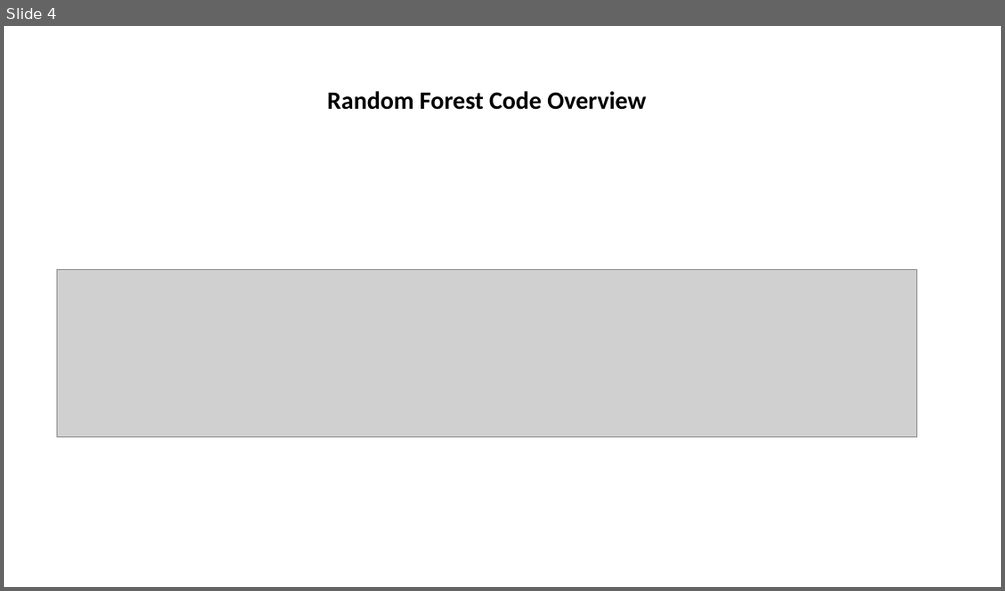
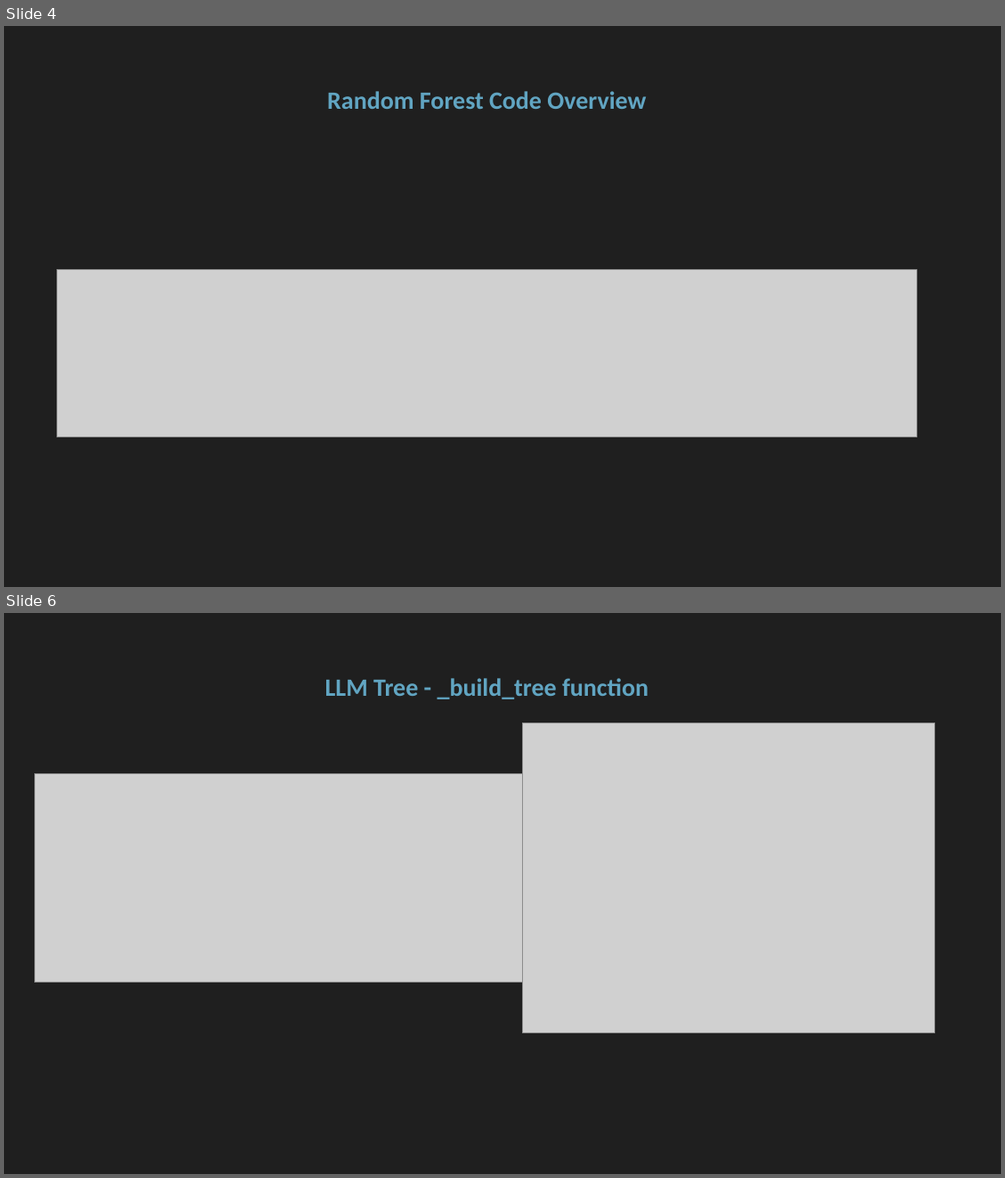
Before and after one commit to floengl/Machine-Learning, a slide deck: Exercise_2/Exercie2_slides.pptx. Shown one above the other, each under a label of ours: slide 4 before the commit, slides 4 and 6 after it; the slides between them are not shown. The pictures are 1005x591 and 1005x1178 pixels, drawn with LibreOffice and Linux fonts; fonts in the diff are those of the drawing; grey boxes stand for pictures. Boxes give left, top, right and bottom in pixels: in the first picture for what was removed or moved away, otherwise in the second. Text is boxed around its words. In the diff, an @@ line names an element or a change of style, - is before the commit and + after.

```diff
--- a/Exercise_2/Exercie2_slides.pptx
+++ b/Exercise_2/Exercie2_slides.pptx
@@ slide 6 added at (4,613,1001,1174), background #1F1F1F @@
@@ title added at (325,678,648,699), 24 pt, text #61A5C2, bold @@
+LLM Tree - _build_tree function
@@ picture added at (522,723,935,1032) @@
@@ picture added at (34,774,522,982) @@
@@ slide 4 changed as well @@
@@ background #FFFFFF to #1F1F1F @@
@@ title "Random Forest Code Overview" at (327,91,646,109): text colour #000000 to #61A5C2 @@
```
Also in this commit, not shown: 4 other slides changed, 9 other slides added, 3 other files.
